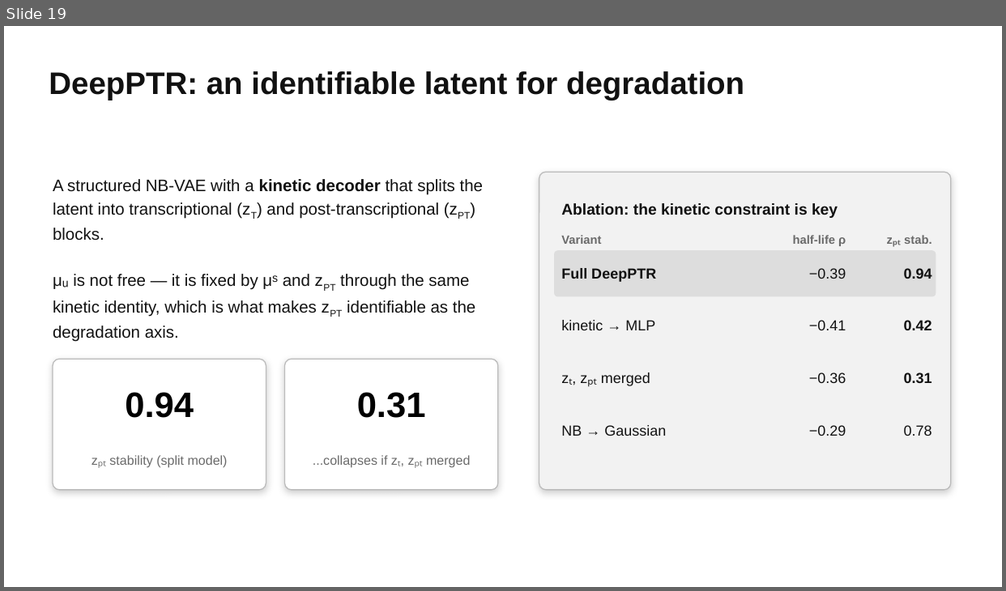
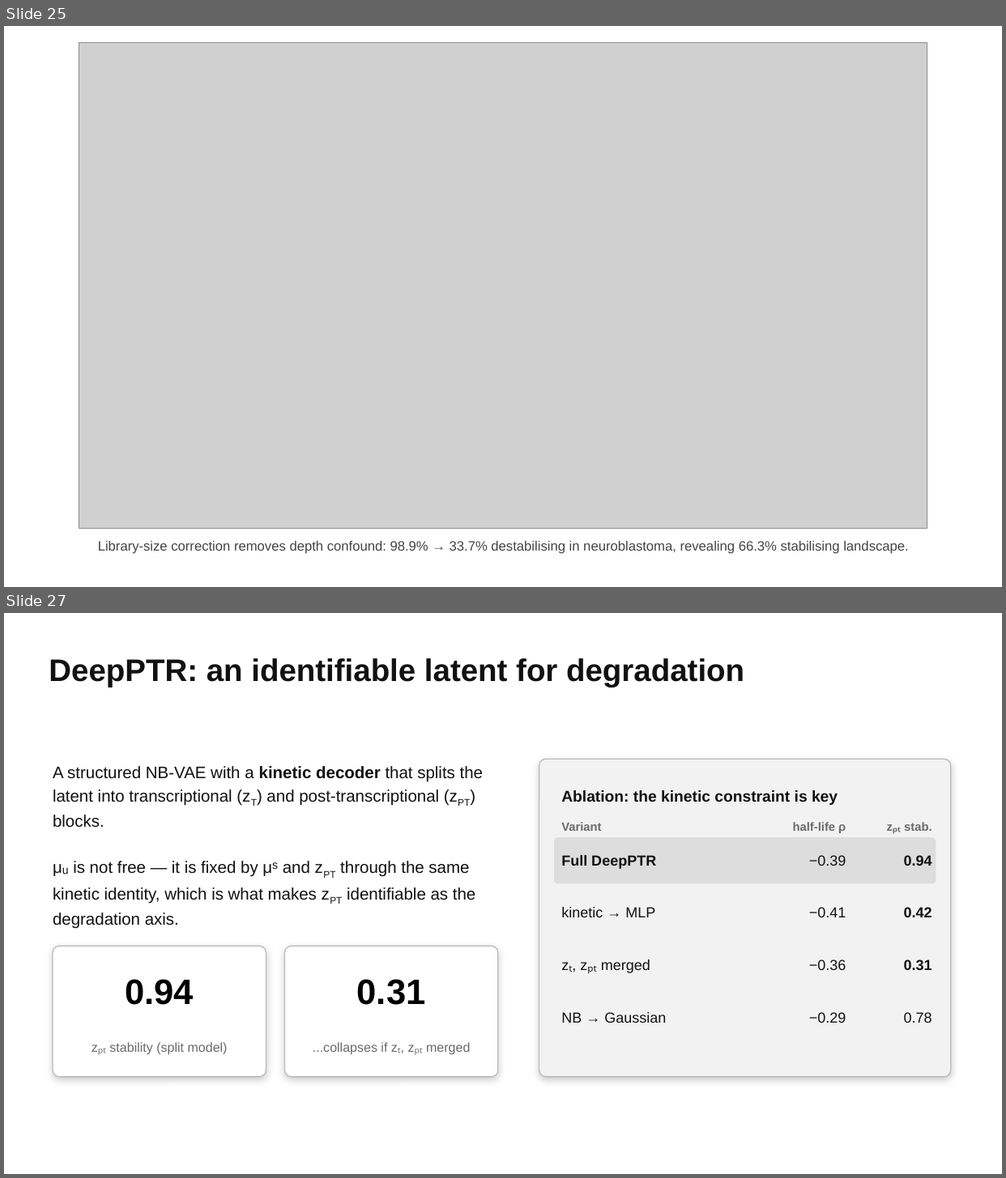
Before and after one commit to bryanc5864/scPTR, a slide deck: presentations/scPTR talk.pptx. Shown one above the other, each under a label of ours: slide 19 before the commit, slides 25 and 27 after it; the slides between them are not shown. The pictures are 1006x591 and 1006x1178 pixels, drawn with LibreOffice and Linux fonts; fonts in the diff are those of the drawing; grey boxes stand for pictures. Boxes give left, top, right and bottom in pixels: in the first picture for what was removed or moved away, otherwise in the second. Text is boxed around its words. In the diff, an @@ line names an element or a change of style, - is before the commit and + after.

```diff
--- a/presentations/scPTR talk.pptx
+++ b/presentations/scPTR talk.pptx
@@ slide 25 added at (x1=4, y1=26, x2=1002, y2=587), background #FFFFFF @@
@@ picture added at (x1=79, y1=43, x2=927, y2=529) @@
@@ text added at (x1=98, y1=541, x2=909, y2=554), 13 pt, text #444444 @@
+Library-size correction removes depth confound: 98.9% → 33.7% destabilising in neuroblastoma, revealing 66.3% stabilising landscape.
@@ what was slide 19 is now slide 27 @@
```
Also in this commit, not shown: 3 slides changed, 7 other slides added, 2 other files.
